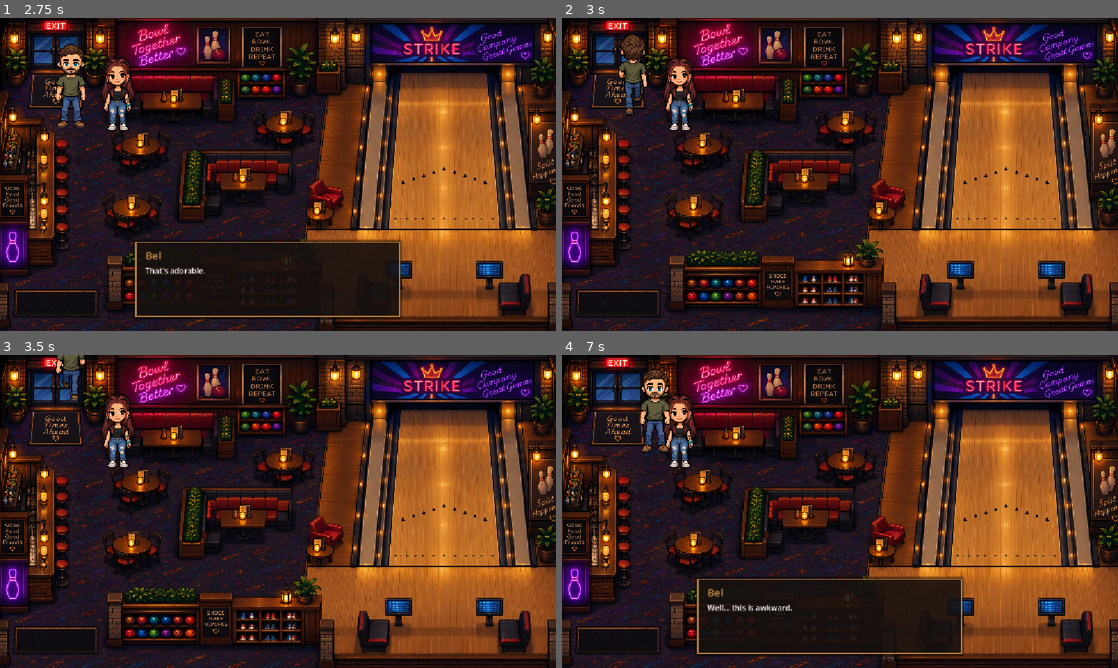
Above: before the commit, frames 1-4 (two rows, left to right).
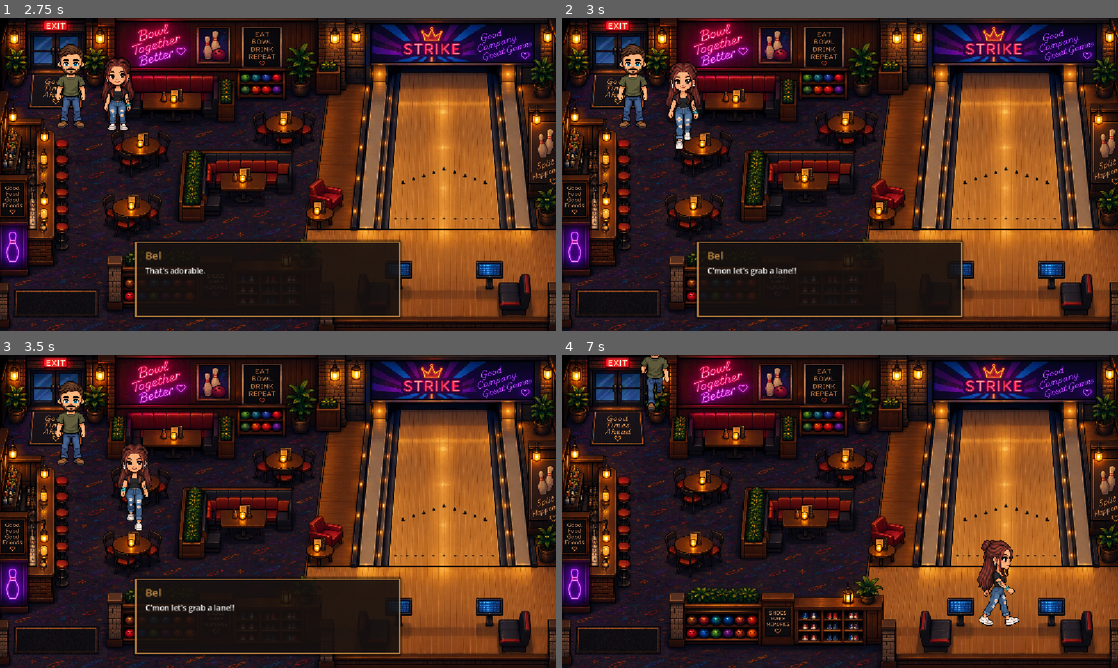
Above: after the commit, the same moments.

Repository: anabelkamenske430/Year-4
Game: Godot game, scene res://scenes/levels/bowling.tscn
Same seed, same stepped clock (60 frames per second), same inputs: the game is played once before the commit and once after it. This scene is started directly instead of the project's main scene.
Inputs:
- Up to frame 1 (2.75 s): tap Enter at 0.5, 2 s; hold D (move_right) 0.53-1.28 s; hold E (interact) 0.53-1.28 s; tap Space at 1.25 s; hold S (move_down) 1.28-2.03 s; tap E (interact) at 1.35 s; hold D (move_right) from 2.03 s (still down); hold E (interact) from 2.03 s (still down)
- Up to frame 2 (3 s): tap Space at 2.75 s; release D (move_right) at 2.78 s; release E (interact) at 2.78 s; hold W (move_up) from 2.78 s (still down); tap E (interact) at 2.85 s
- Up to frame 3 (3.5 s): keep holding W (move_up)
- Up to frame 4 (7 s): release W (move_up) at 3.53 s; hold E (interact) 3.53-4.28 s; hold A (move_left) 3.53-5.03 s; tap E (interact) at 4.35, 5.85 s; hold S (move_down) 5.03-5.78 s; hold E (interact) 5.03-5.78 s; hold D (move_right) 5.78-6.53 s; hold W (move_up) from 6.53 s (still down); hold E (interact) from 6.53 s (still down)

Frame 1 is identical in both runs. In frame 2, 8.4% of the frame differs, in the area x 10-73%, y 5-97%; in frame 3, 9.3%; in frame 4, 9.4%, in the area x 14-83%, y 0-97%.

Commit message:
Add bel bowling movement to scene

Diff:
--- a/loverboy-and-bel/dialogue/bowling_dialogue.gd
+++ b/loverboy-and-bel/dialogue/bowling_dialogue.gd
@@ -17,5 +17,10 @@
 		{
 			"speaker": "Bel",
 			"text": "That's adorable."
+		},
+		{
+			"speaker": "Bel",
+			"text": "C'mon let's grab a lane!!",
+			"event": "walk_to_bowling_seat"
 		}
 	]
--- a/loverboy-and-bel/scenes/levels/bowling.gd
+++ b/loverboy-and-bel/scenes/levels/bowling.gd
@@ -10,3 +10,10 @@
 	DialogueManager.start_dialogue(
 		BowlingDialogue.get_intro()
 	)
+
+func move_bel_to_lane():
+	$Bel.follow_path([
+		$BelWaypoint1.global_position,
+		$BelWaypoint2.global_position,
+		$BelSeat.global_position
+	])
--- a/loverboy-and-bel/scenes/levels/bowling.tscn
+++ b/loverboy-and-bel/scenes/levels/bowling.tscn
@@ -57,3 +57,12 @@
 
 [node name="BallRack" type="CollisionPolygon2D" parent="BowlingBallPickup" unique_id=2020602874]
 polygon = PackedVector2Array(226, 502, 232, 569, 655, 566, 656, 499)
+
+[node name="BelSeat" type="Marker2D" parent="." unique_id=114384167]
+position = Vector2(1046, 610)
+
+[node name="BelWaypoint1" type="Marker2D" parent="." unique_id=1886497078]
+position = Vector2(301, 435)
+
+[node name="BelWaypoint2" type="Marker2D" parent="." unique_id=1727009998]
+position = Vector2(699, 483)
--- a/loverboy-and-bel/scripts/bel.gd
+++ b/loverboy-and-bel/scripts/bel.gd
@@ -11,6 +11,8 @@
 var is_moving: bool = false
 var last_direction: Vector2 = Vector2.DOWN
 
+var movement_path = []
+var current_waypoint = 0
 
 func _ready():
 	target_position = global_position
@@ -53,8 +55,14 @@
 
 	if global_position.distance_to(target_position) < 2.0:
 		global_position = target_position
-		is_moving = false
-		animated_sprite.play("idle")
+		current_waypoint += 1
+		if current_waypoint < movement_path.size():
+			move_to_position(
+				movement_path[current_waypoint]
+			)
+		else:
+			is_moving = false
+			animated_sprite.play("idle")
 		return
 
 	last_direction = direction
@@ -65,6 +73,14 @@
 		move_speed * delta
 	)
 
+func follow_path(path):
+
+	movement_path = path
+	current_waypoint = 0
+
+	move_to_position(
+		movement_path[current_waypoint]
+	)
 
 func update_walk_animation(direction: Vector2):
 	if abs(direction.x) > abs(direction.y):
--- a/loverboy-and-bel/scripts/dialogue_box.gd
+++ b/loverboy-and-bel/scripts/dialogue_box.gd
@@ -34,12 +34,13 @@
 	dialogue_label.text = line["text"]
 
 	if line.has("event"):
-
 		match line["event"]:
-
 			"sit_at_table":
 				print("sit at table thrown")
 				get_tree().current_scene.move_to_table()
+			"walk_to_bowling_seat":
+				print("Bel to bowling seat thrown")
+				get_tree().current_scene.move_bel_to_lane()
 
 	if line.has("choices"):
 		show_choices(line["choices"])
